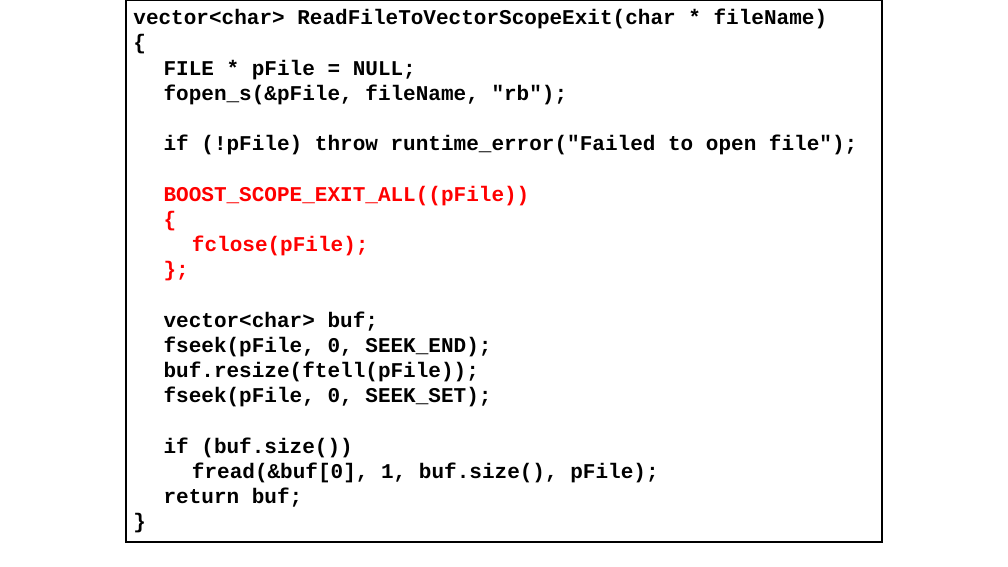
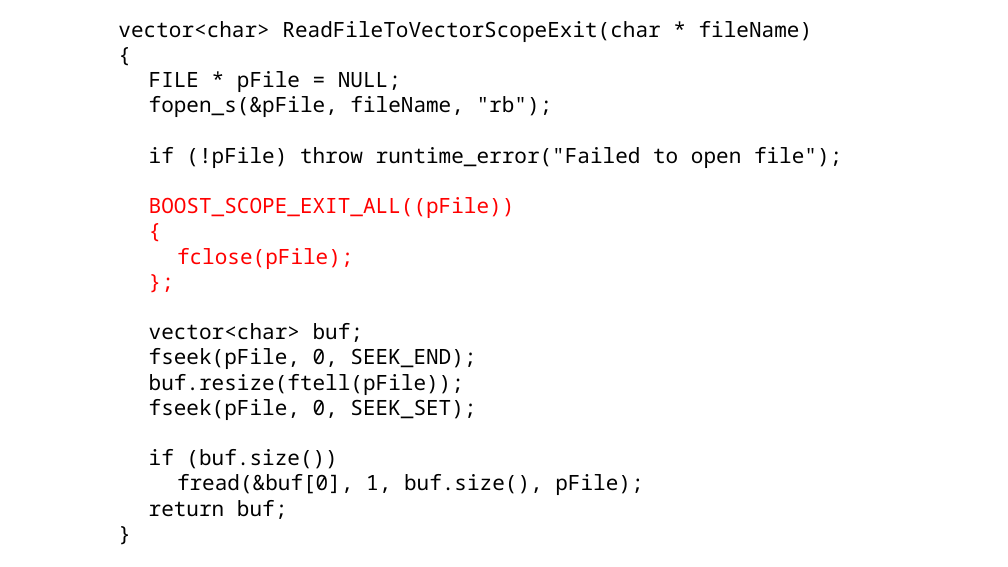
Before and after one commit to alexey-malov/oop, a slide deck: slide 54 of lectures/05/Обработка ошибок и исключительных ситуаций.pptx. Drawn at 1008x567 pixels with LibreOffice and Linux fonts; fonts in the diff are those of the drawing. Boxes give left, top, right and bottom in pixels: in the first picture for what was removed or moved away, otherwise in the second. Text is boxed around its words. In the diff, an @@ line names an element or a change of style, - is before the commit and + after.

```diff
--- a/lectures/05/Обработка ошибок и исключительных ситуаций.pptx
+++ b/lectures/05/Обработка ошибок и исключительных ситуаций.pptx
@@ text "vector<char> ReadFileToVectorScopeExit(char * fileName)": place and size @@
-text "vector<char> ReadFileToVectorScopeExit(char * fileName)" at (126, 0, 882, 542)
+text "vector<char> ReadFileToVectorScopeExit(char * fileName)" at (118, 21, 842, 519)
@@ text "vector<char> ReadFileToVectorScopeExit(char * fileName)" at (118, 21, 842, 519): font Courier New to Noto Sans Mono, bold off; outline #000000 1.5 pt to none @@
```
Also in this commit, not shown: 27 other slides changed.
